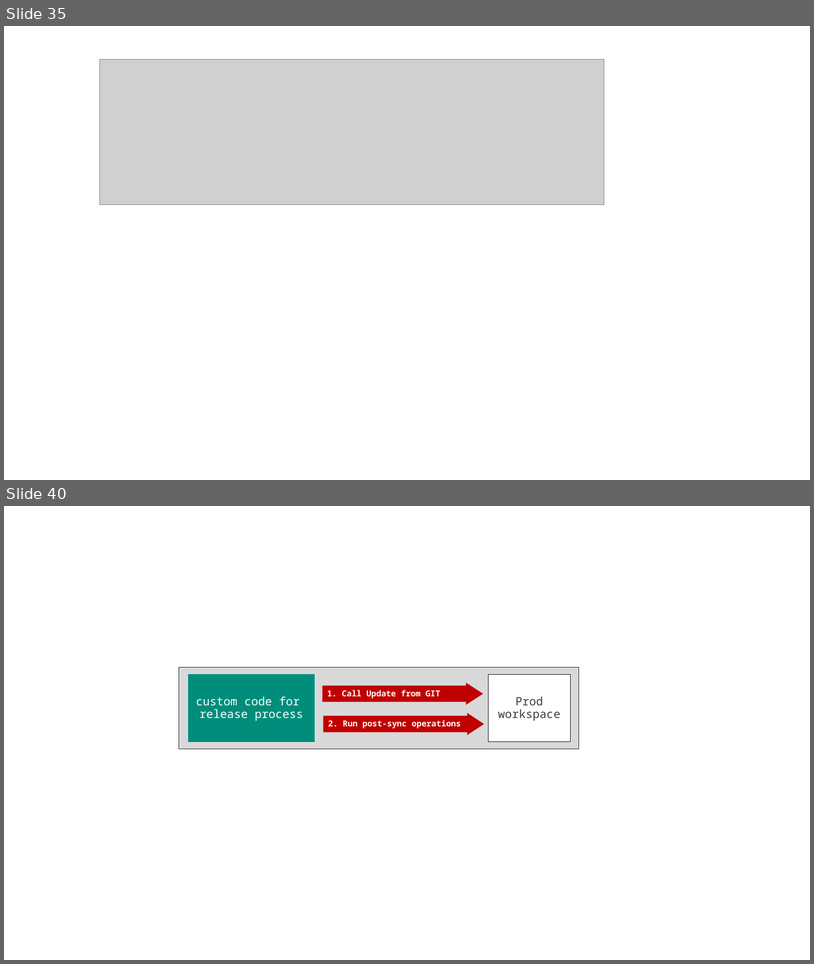
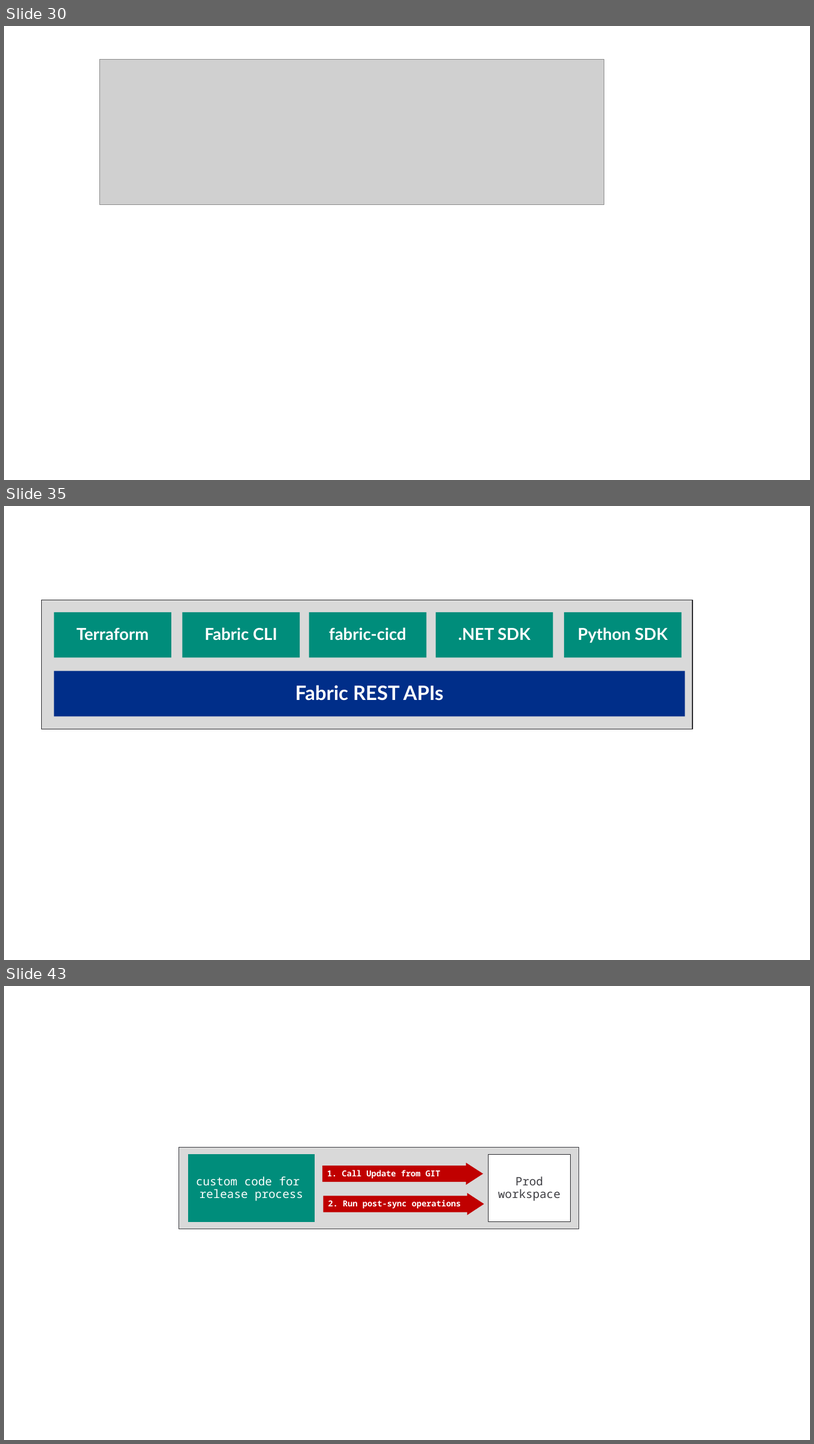
Before and after one commit to FabricDevCamp/fabric-cicd-whitepaper, a slide deck: pptx/Part 1 - Overview of Fabric CICD.pptx. Shown one above the other, each under a label of ours: slides 35 and 40 before the commit, slides 30, 35 and 43 after it; the slides between them are not shown. The pictures are 814x964 and 814x1444 pixels, drawn with LibreOffice and Linux fonts; fonts in the diff are those of the drawing; grey boxes stand for pictures. Boxes give left, top, right and bottom in pixels: in the first picture for what was removed or moved away, otherwise in the second. Text is boxed around its words. In the diff, an @@ line names an element or a change of style, - is before the commit and + after.

```diff
--- a/pptx/Part 1 - Overview of Fabric CICD.pptx
+++ b/pptx/Part 1 - Overview of Fabric CICD.pptx
@@ slide 35 added at (x1=4, y1=506, x2=810, y2=960), background #FFFFFF @@
@@ rectangle added at (x1=41, y1=600, x2=693, y2=729), fill #D9D9D9, outline #2D2D31 0.75 pt @@
@@ rectangle added at (x1=54, y1=612, x2=171, y2=657), fill #008D7B, 20 pt, text #FFFFFF, bold @@
+Terraform
@@ rectangle added at (x1=182, y1=612, x2=300, y2=657), fill #008D7B, 20 pt, text #FFFFFF, bold @@
+Fabric CLI
@@ rectangle added at (x1=309, y1=612, x2=427, y2=657), fill #008D7B, 20 pt, text #FFFFFF, bold @@
+fabric-cicd
@@ rectangle added at (x1=435, y1=612, x2=553, y2=657), fill #008D7B, 20 pt, text #FFFFFF, bold @@
+.NET SDK
@@ rectangle added at (x1=564, y1=612, x2=682, y2=657), fill #008D7B, 20 pt, text #FFFFFF, bold @@
+Python SDK
@@ rectangle added at (x1=54, y1=671, x2=685, y2=716), fill #002E89, 24 pt, text #FFFFFF, bold @@
+Fabric REST APIs
@@ what was slide 35 is now slide 30 @@
@@ what was slide 40 is now slide 43 @@
```
Also in this commit, not shown: 10 slides changed, 30 other slides added, 7 slides removed, 5 other files.
